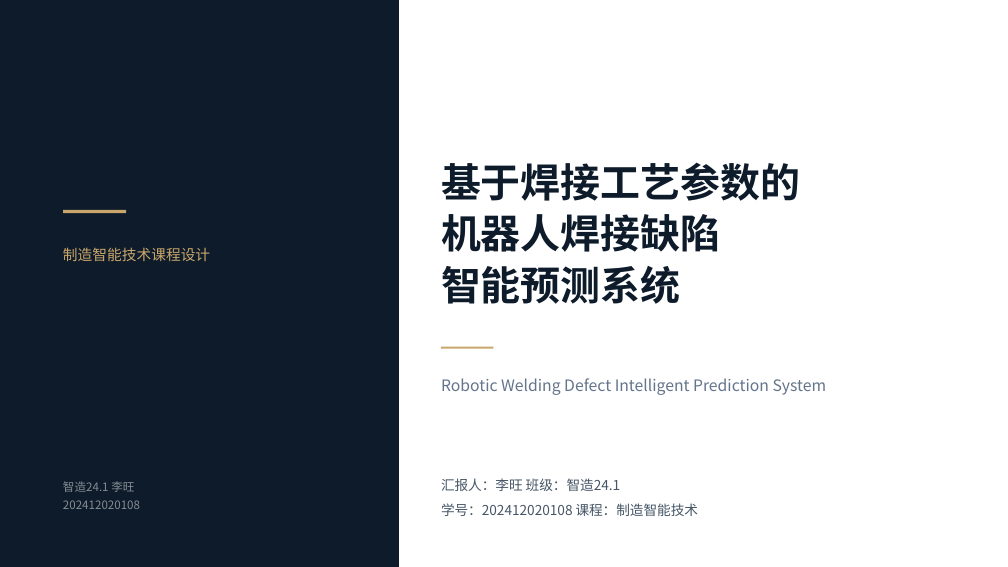
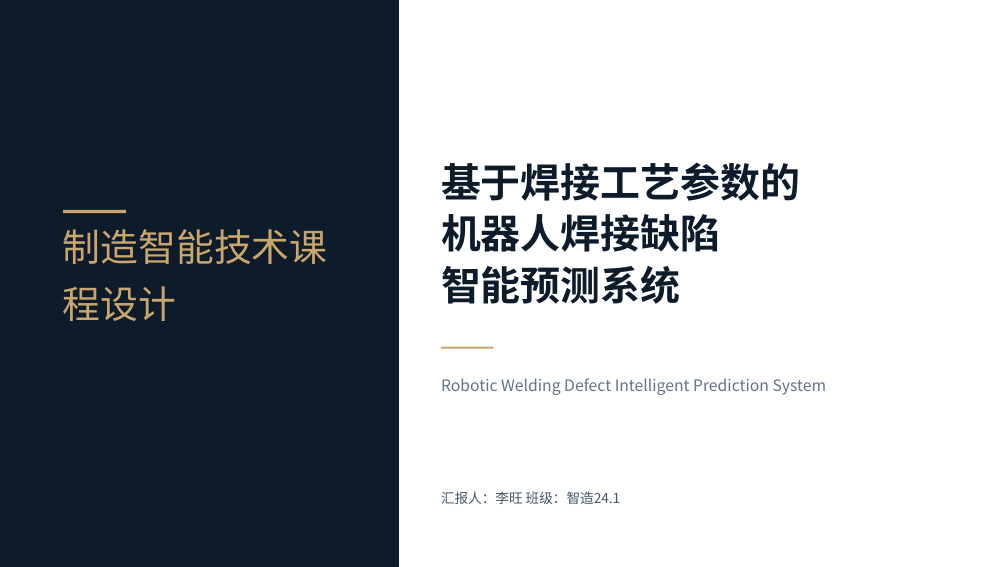
Before and after one commit to Li12389/li, a slide deck: slide 1 of 答辩PPT.pptx. Drawn at 1008x567 pixels with LibreOffice and Linux fonts; fonts in the diff are those of the drawing. Boxes give left, top, right and bottom in pixels: in the first picture for what was removed or moved away, otherwise in the second. Text is boxed around its words. In the diff, an @@ line names an element or a change of style, - is before the commit and + after.

```diff
--- a/答辩PPT.pptx
+++ b/答辩PPT.pptx
@@ text "制造智能技术课程设计": place and size @@
-text "制造智能技术课程设计" at [63,247,210,261]
+text "制造智能技术课程设计" at [63,229,328,321]
@@ text "制造智能技术课程设计" at [63,229,328,321]: size 14 to 36 pt @@
@@ text removed at [63,481,140,509] @@
-智造24.1 李旺
-202412020108
@@ text at [441,503,699,516]: paragraph removed @@
-学号：202412020108 课程：制造智能技术
```
Also in this commit, not shown: 6 other slides changed.
